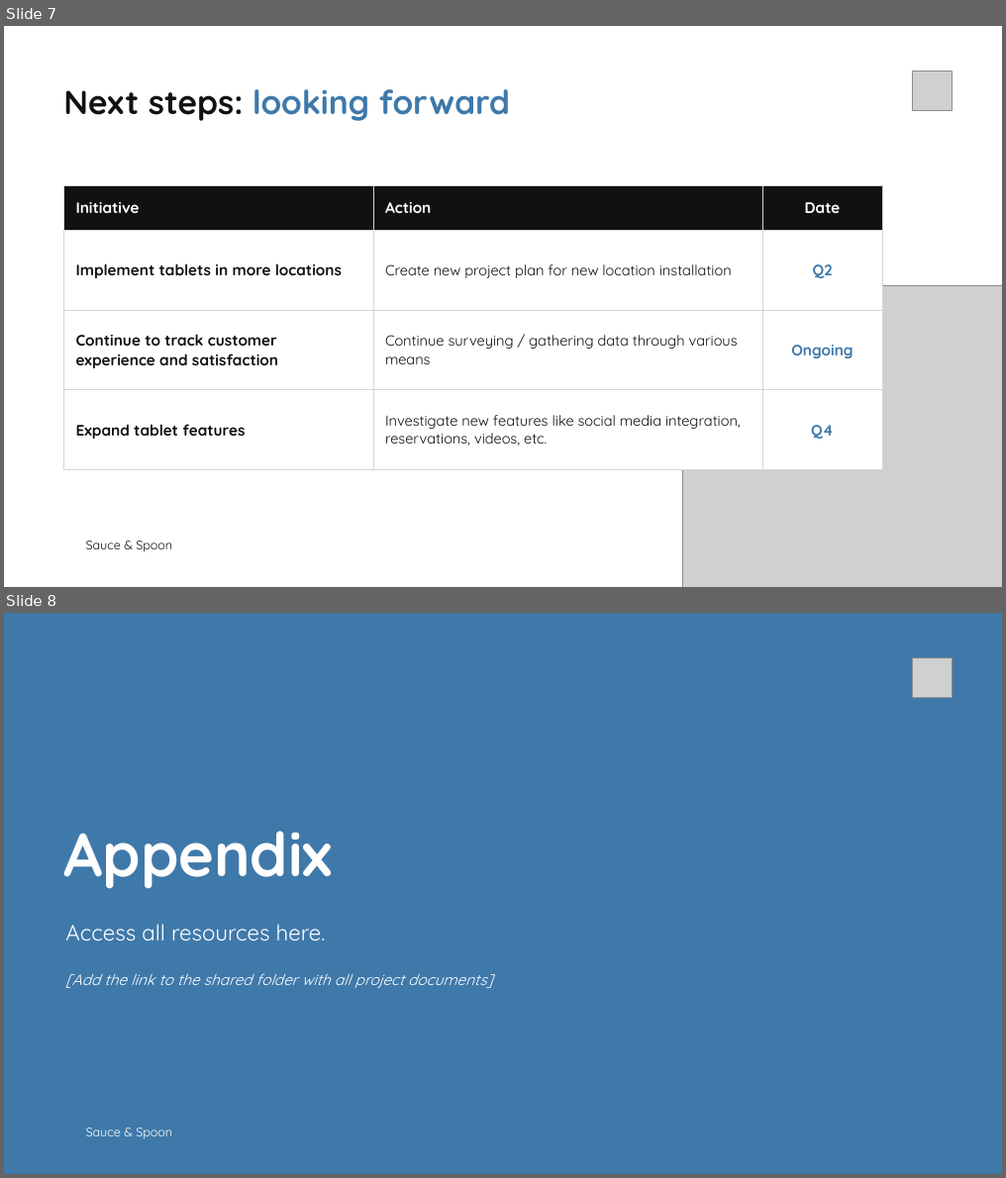
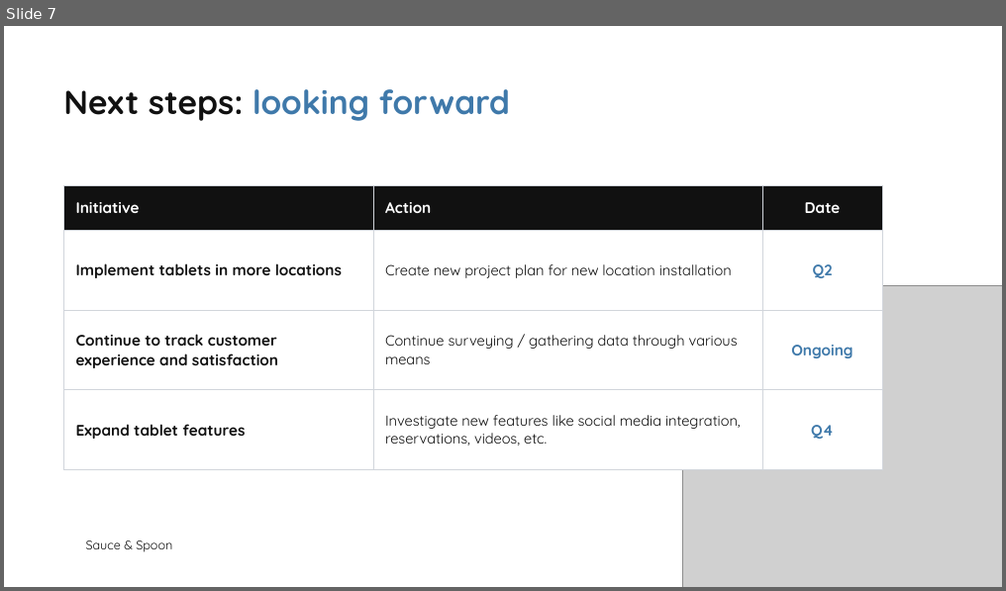
Before and after one commit to Daninja111/sauce-and-spoon-tablet-rollout, a slide deck: 5_Impact-Report.pptx. Shown one above the other, each under a label of ours: slides 7 and 8 before the commit, slide 7 after it. The pictures are 1006x1178 and 1006x591 pixels, drawn with LibreOffice and Linux fonts; fonts in the diff are those of the drawing; grey boxes stand for pictures; background and template pictures are left out. Boxes give left, top, right and bottom in pixels: in the first picture for what was removed or moved away, otherwise in the second. Text is boxed around its words. In the diff, an @@ line names an element or a change of style, - is before the commit and + after.

```diff
--- a/5_Impact-Report.pptx
+++ b/5_Impact-Report.pptx
@@ slide 8 removed at bbox=[4, 613, 1002, 1174], background #3F79AA @@
@@ picture removed at bbox=[912, 658, 952, 698] @@
@@ text removed at bbox=[63, 831, 332, 889] @@
-Appendix
@@ text removed at bbox=[65, 924, 326, 941] @@
-Access all resources here.
@@ text removed at bbox=[65, 973, 493, 988] @@
-[Add the link to the shared folder with all project documents]
@@ text removed at bbox=[86, 1128, 172, 1140] @@
-Sauce & Spoon
@@ slide 7 changed as well @@
@@ picture removed at bbox=[912, 71, 952, 111] @@
```
Also in this commit, not shown: 6 other slides changed, 1 slide added, 7 other files.
